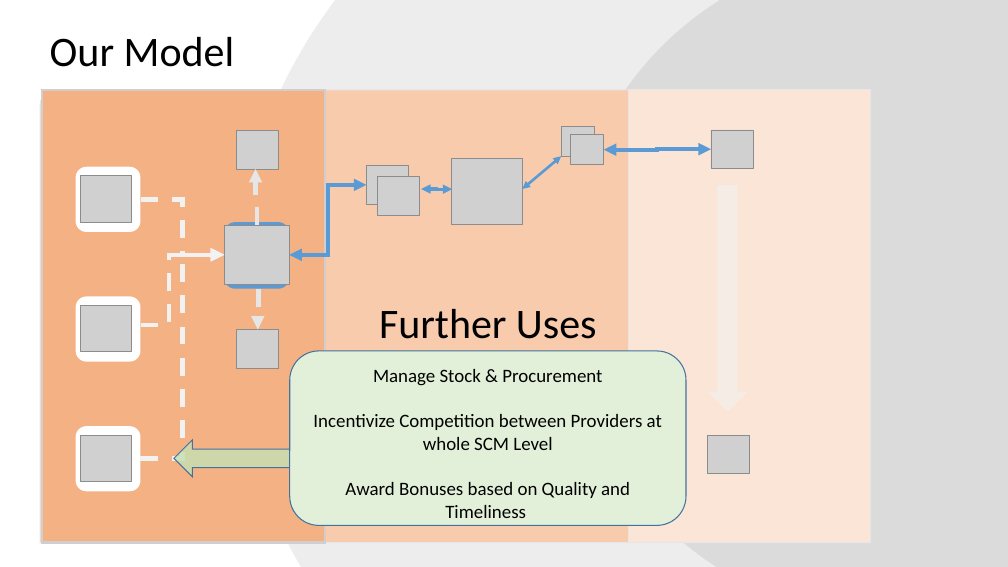
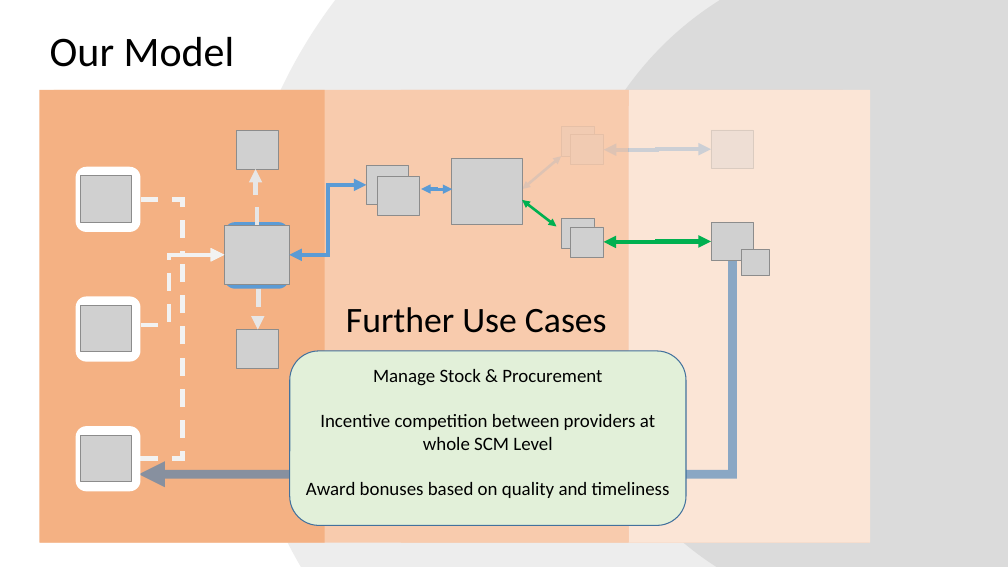
Before and after one commit to JuanPedroGHM/ChainReaction, a slide deck: slide 2 of ChainReactionDanelRF.pptx (slide 4 before the commit). Drawn at 1008x567 pixels with LibreOffice and Linux fonts; fonts in the diff are those of the drawing; grey boxes stand for pictures; background and template pictures are left out. Boxes give left, top, right and bottom in pixels: in the first picture for what was removed or moved away, otherwise in the second. Text is boxed around its words. In the diff, an @@ line names an element or a change of style, - is before the commit and + after.

Commit message:
Changes to presentation

```diff
--- a/ChainReactionDanelRF.pptx
+++ b/ChainReactionDanelRF.pptx
@@ rounded rectangle at bbox=[39, 90, 324, 543]: outline #D0CECE 2.25 pt to none @@
@@ snip round rect at bbox=[40, 90, 870, 543]: outline #E7E6E6 1 pt to none @@
@@ snip round rect added at bbox=[401, 90, 628, 543], fill #F8CBAD at 84% opacity @@
@@ rounded rectangle added at bbox=[628, 107, 847, 494], fill #FBE5D6 at 71% opacity @@
@@ rounded rectangle at bbox=[629, 90, 870, 543]: outline #E7E6E6 1 pt to none @@
@@ double arrow added from (523, 200) to (557, 227), #00B050 2.5 pt @@
@@ right arrow removed at bbox=[707, 185, 747, 412] @@
@@ picture added at bbox=[561, 219, 594, 249] @@
@@ picture added at bbox=[570, 227, 603, 257] @@
@@ picture added at bbox=[712, 222, 754, 261] @@
@@ elbow arrow added from (733, 261) to (139, 474), #2E75B6 8.25 pt @@
@@ elbow double arrow added from (603, 242) to (712, 241), #00B050 4 pt @@
@@ picture: place and size @@
-picture at bbox=[708, 436, 750, 474]
+picture at bbox=[741, 250, 770, 275]
@@ text at bbox=[346, 307, 607, 333]: text changed; size 40 to 34 pt @@
-Further Uses
+Further Use Cases
@@ text in rounded rectangle at bbox=[306, 414, 670, 498]: text changed @@
-Incentivize Competition between Providers at whole SCM Level
-Award Bonuses based on Quality and Timeliness
+Incentive competition between providers at whole SCM Level
+Award bonuses based on quality and timeliness
@@ right arrow removed at bbox=[174, 440, 682, 477] @@
```
Also in this commit, not shown: 1 other slide changed, 2 slides removed, 1 other file.
